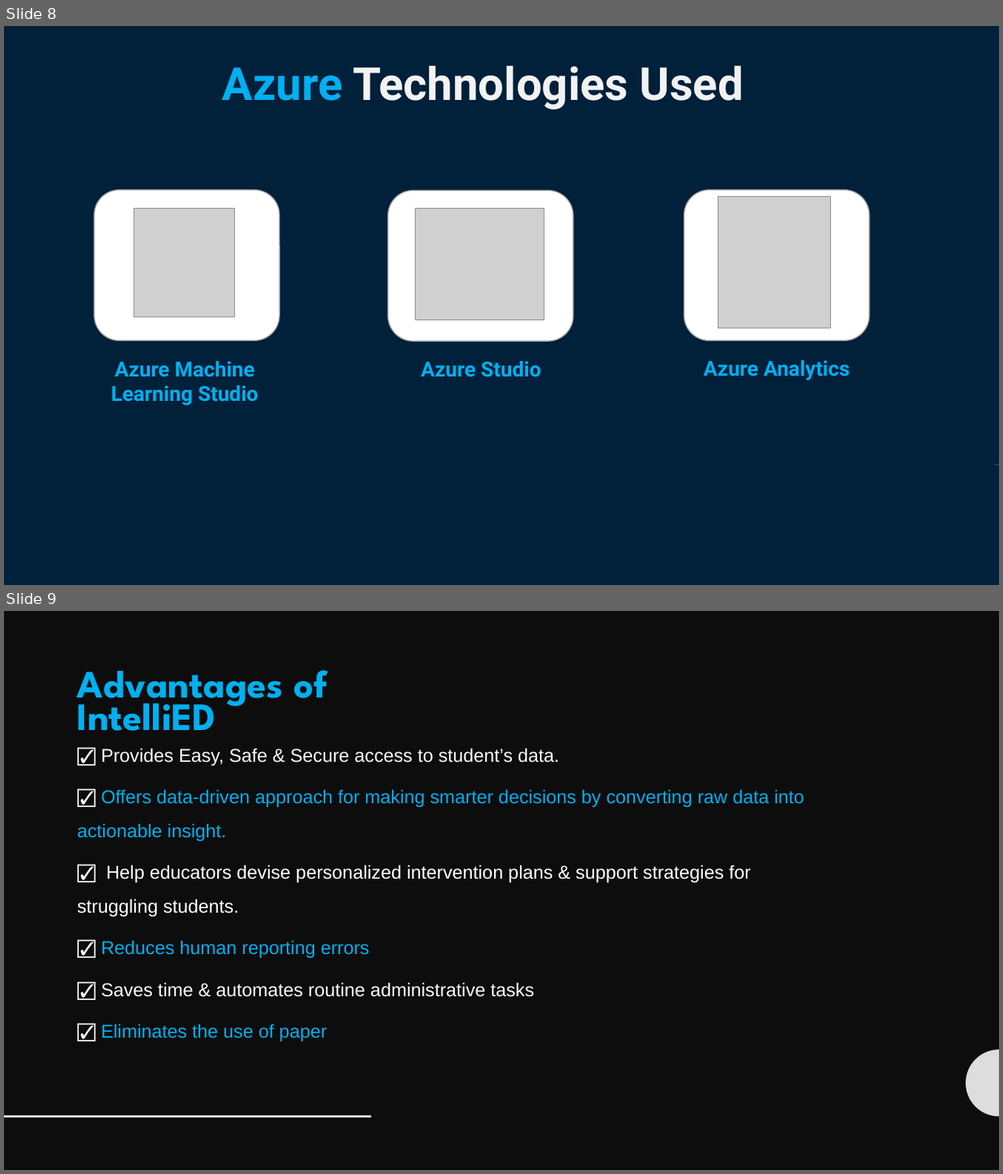
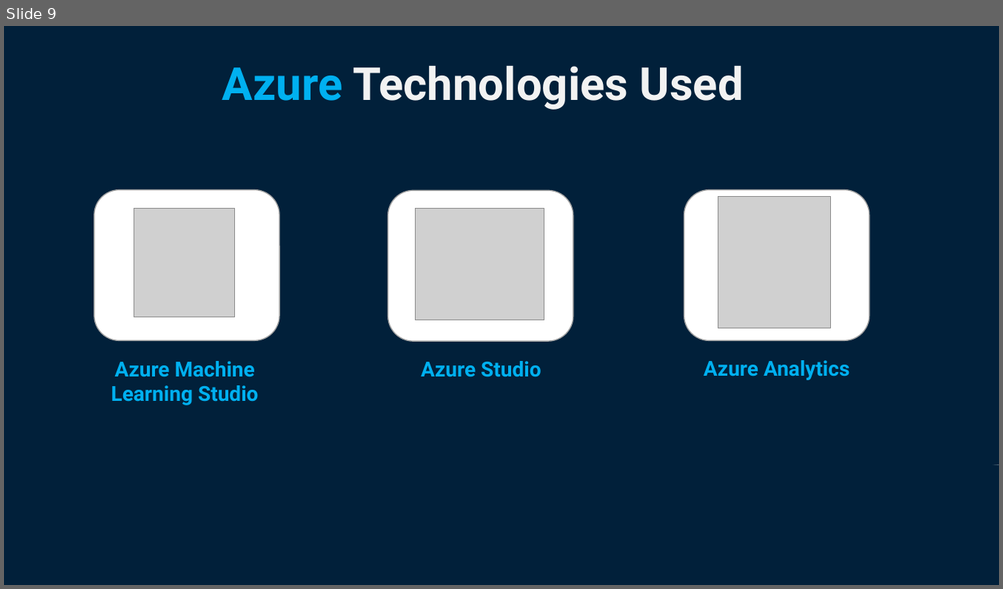
Before and after one commit to AdhyanshBhardwaj/IntelliED, a slide deck: idea/IntelliED - Idea Description.pptx. Shown one above the other, each under a label of ours: slides 8 and 9 before the commit, slide 9 after it. The pictures are 1003x1174 and 1003x589 pixels, drawn with LibreOffice and Linux fonts; fonts in the diff are those of the drawing; grey boxes stand for pictures. Boxes give left, top, right and bottom in pixels: in the first picture for what was removed or moved away, otherwise in the second. Text is boxed around its words. In the diff, an @@ line names an element or a change of style, - is before the commit and + after.

```diff
--- a/idea/IntelliED - Idea Description.pptx
+++ b/idea/IntelliED - Idea Description.pptx
@@ slide 9 removed at [4,611,999,1170], background #0D0D0D; not listed: 2 template elements that a slide beside it also shows @@
@@ text removed at [77,670,327,731] @@
-Advantages of IntelliED
@@ text removed at [77,748,804,1042] @@
-☑ Provides Easy, Safe & Secure access to student’s data.
-☑ Offers data-driven approach for making smarter decisions by converting raw data into actionable insight.
-☑ Help educators devise personalized intervention plans & support strategies for struggling students.
-☑ Reduces human reporting errors
-☑ Saves time & automates routine administrative tasks
-☑ Eliminates the use of paper
@@ what was slide 8 is now slide 9 @@
```
Also in this commit, not shown: 2 slides changed, 2 slides added.
